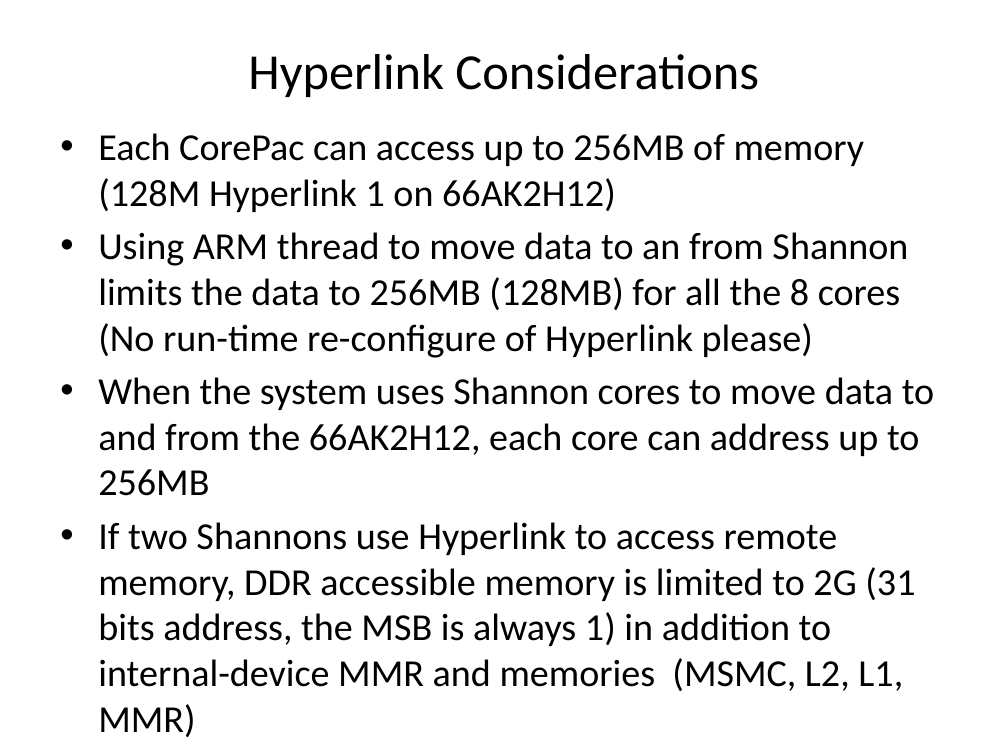
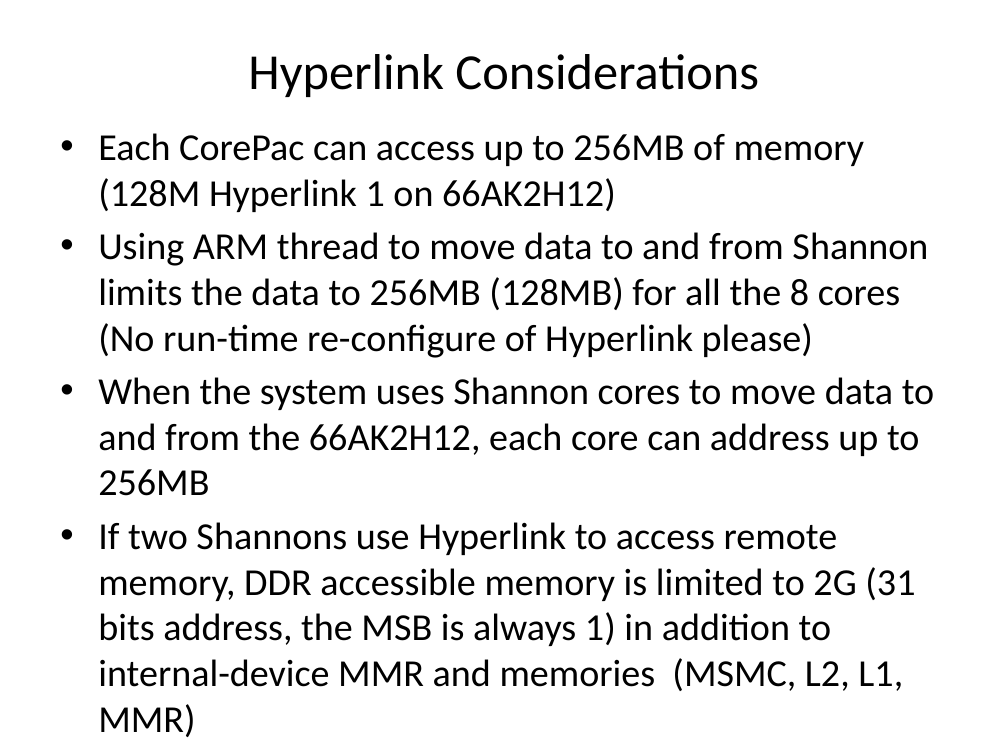
Before and after one commit to hari1989/keystone-workshop, a slide deck: slide 24 of preliminary/Working/presentations/Implementation_of_ProDrive_Model.pptx (slide 23 before the commit). Drawn at 1008x756 pixels with LibreOffice and Linux fonts; fonts in the diff are those of the drawing. Boxes give left, top, right and bottom in pixels: in the first picture for what was removed or moved away, otherwise in the second. Text is boxed around its words. In the diff, an @@ line names an element or a change of style, - is before the commit and + after.

```diff
--- a/preliminary/Working/presentations/Implementation_of_ProDrive_Model.pptx
+++ b/preliminary/Working/presentations/Implementation_of_ProDrive_Model.pptx
@@ text at box(98, 232, 928, 358): text changed @@
-• Using ARM thread to move data to an from Shannon limits the data to 256MB (128MB) for all the 8 cores (No run-time re-configure of Hyperlink please)
+• Using ARM thread to move data to and from Shannon limits the data to 256MB (128MB) for all the 8 cores (No run-time re-configure of Hyperlink please)
```
Also in this commit, not shown: 21 other slides changed, 34 slides added.
